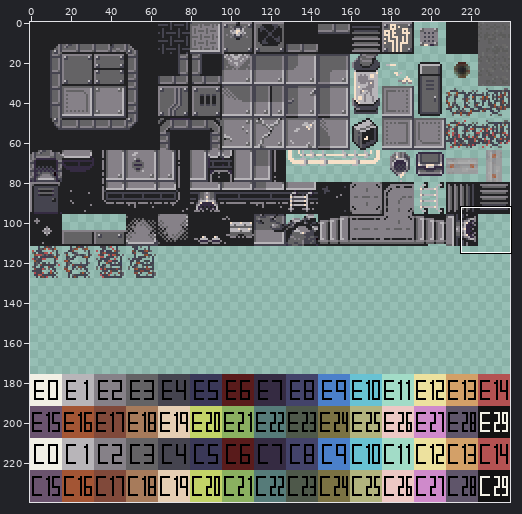
Two versions of one sprite sheet, res/Tilesheet.png. The first picture is a wide view before the edit; the outline marks the close-up.
Close-up. Earlier state:
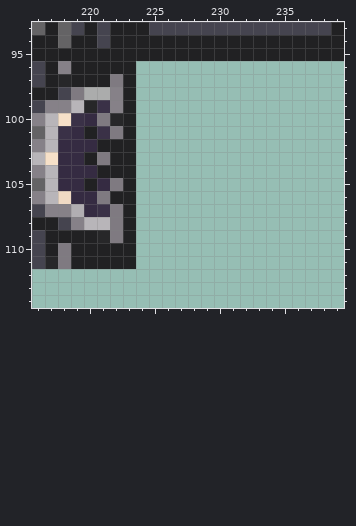
The file is 240x240 pixels. Pixels under 10% opacity are left out. Colours within 5 levels of each other are drawn and written as one. Shown: x 216..239, y 93..114. The commit also changed other parts of the picture, which this record leaves out.
After:
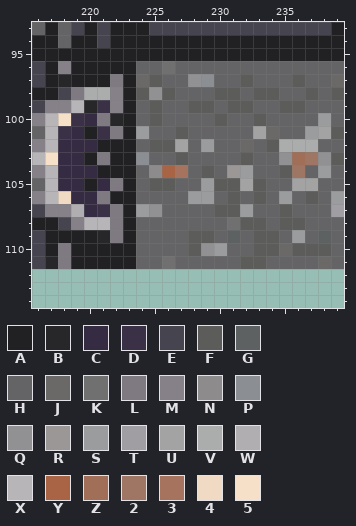
Palette (. is transparent): A #212123  B #272729  C #352b42  D #3a3147  E #45444f  F #5c5c5b  G #5e6161  H #646365  J #6a6968  K #6f706f  L #7f7a81  M #868188  N #8e8b8c  P #8b8e93  Q #919193  R #9a9796  S #9a9c9d  T #a09da3  U #a3a3a3  V #abacac  W #b1aeb2  X #b8b5b9  Y #a96345  Z #a16e57  2 #9f7563  3 #a5735e  4 #f0dac4  5 #f6e0c8
Edits made:
@@ x 216..239 @@
  95 AAAAAAAAAAAAAAAAAAAAAAAA
- 96 EAMAAAAA................
- 97 EABAAALA................
- 98 AAELVVMA................
- 99 EMMXBDMA................
-100 MX5DCLBA................
-101 HXDCADLA................
-102 MXCCCAAA................
-103 X5CCALAA................
-104 MXCCCAAA................
-105 HXCCACLA................
-106 MX4CCLAA................
-107 EMMWCDLA................
-108 AAEMXXLA................
-109 EAAAABLA................
-110 EALAAAAA................
-111 EBLAAAAA................
+ 96 EAMAAAAAHHKHHHHHHHHHHHHH
+ 97 EABAAALAJFHHQPHHFHHHFHHJ
+ 98 AAELVVMAFQFHHHFFHFFHHFHF
+ 99 EMMXBDMAHFHHFFHFFHHFFHHH
+100 MX5DCLBAHFHHHHFHHFHHHHSH
+101 HXDCADLASHHFHHHHHUJHHSUF
+102 MXCCCAAAHFFUHSHHJHFVVVHH
+103 X5CCALAAPHHFHHHHFHHQZ2QF
+104 MXCCCAAAHNY3HFHRSHHF2HSH
+105 HXCCACLAHFFHHSFFUFHHUUHH
+106 MX4CCLAAHHHHSSHFHFHSHFHS
+107 EMMWCDLASQHHHHFFSHHFHHHT
+108 AAEMXXLAHHHHHHHKFFHFFHHH
+109 EAAAABLAHHHHFFHGHFFHSHGH
+110 EALAAAAAHHHHFQSHHFFJFFFH
+111 EBLAAAAAHHKHHHHHFFHHHHJH
 112 ........................
Boxes around the changes in both close-ups, in picture pixels (x1, y1, x2, y2):
added: (136, 61, 344, 269)
